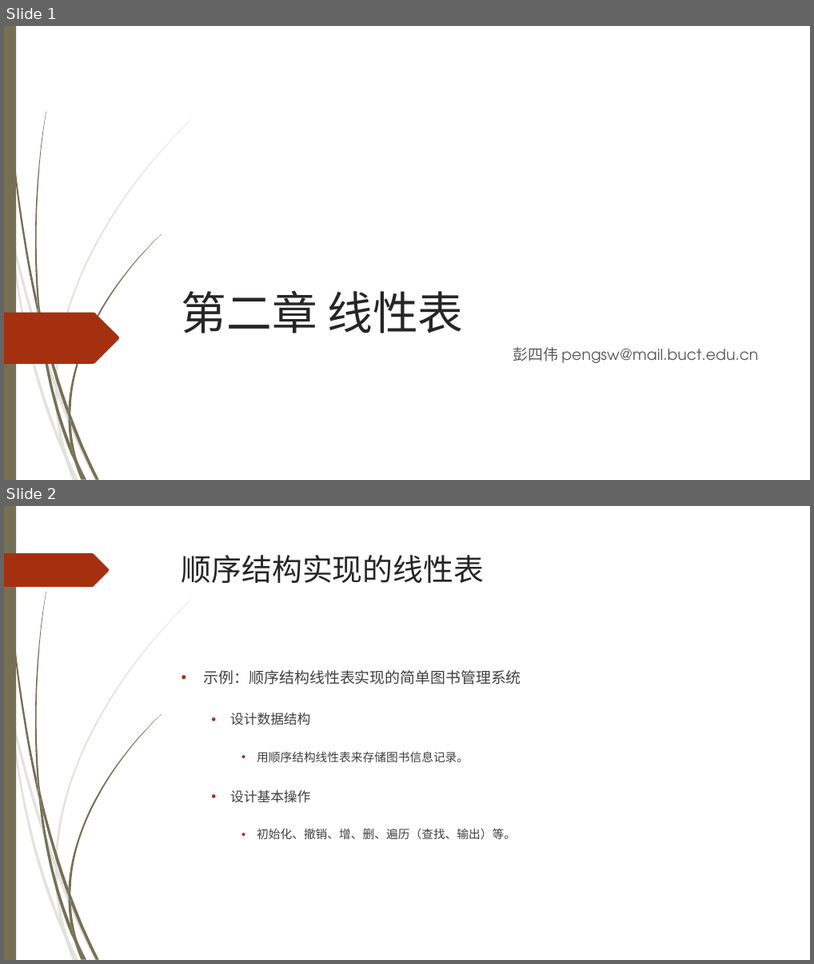
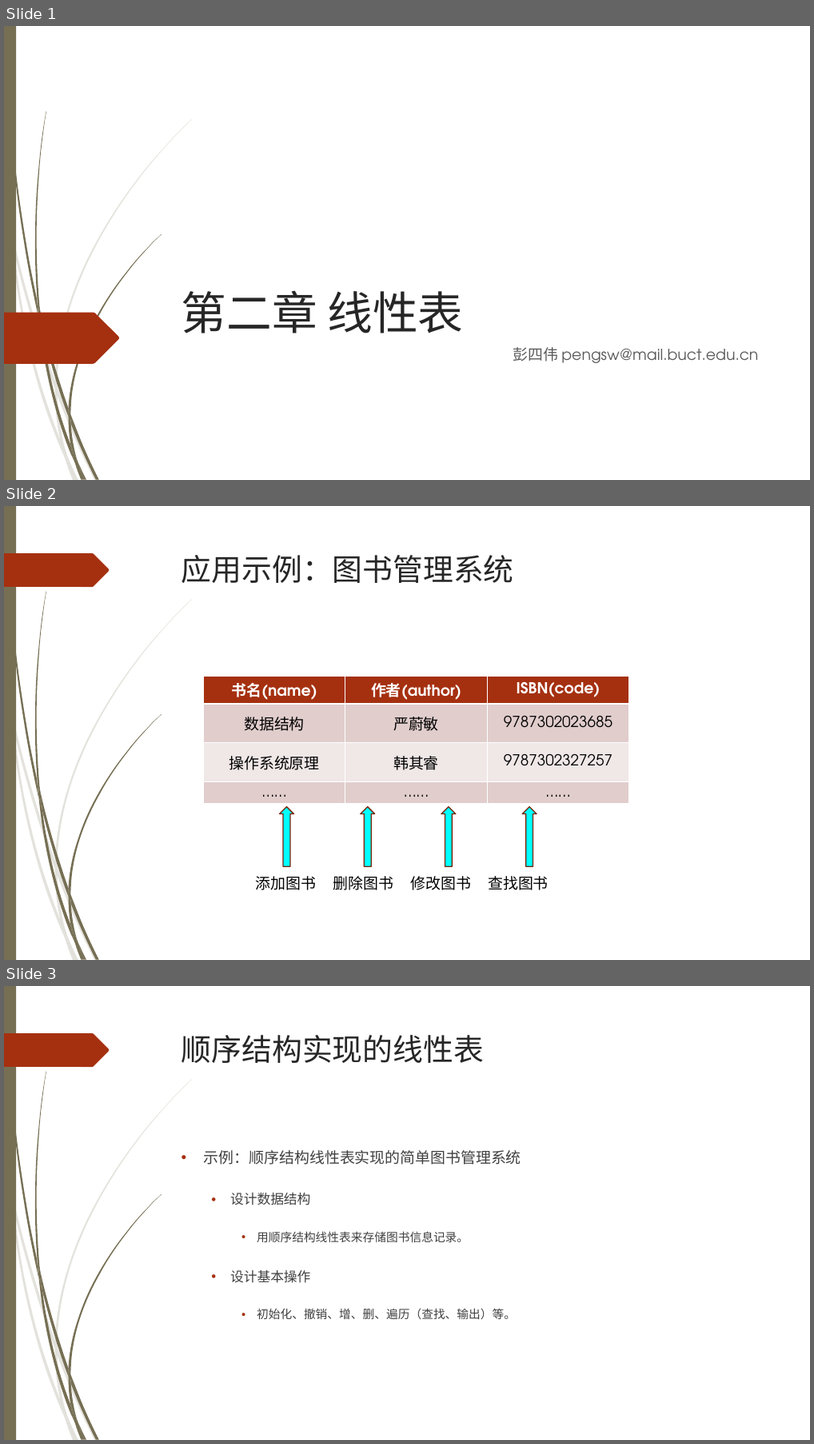
Before and after one commit to TeacherPeng/Datastruct, a slide deck: 教案/第02章 线性表.pptx. Shown one above the other, each under a label of ours: slides 1 and 2 before the commit, slides 1, 2 and 3 after it. The pictures are 814x964 and 814x1444 pixels, drawn with LibreOffice and Linux fonts; fonts in the diff are those of the drawing; background and template pictures are left out. Boxes give left, top, right and bottom in pixels: in the first picture for what was removed or moved away, otherwise in the second. Text is boxed around its words. In the diff, an @@ line names an element or a change of style, - is before the commit and + after.

Commit message:
更新教案，加入部分应用示例说明。

```diff
--- a/教案/第02章 线性表.pptx
+++ b/教案/第02章 线性表.pptx
@@ slide 2 added at [4,506,810,960], background picture (left out); not listed: 24 template elements that a slide beside it also shows @@
@@ title added at [182,555,514,583], 36 pt, text #262626 @@
+应用示例：图书管理系统
@@ table added at [204,676,630,802], 4 rows, 3 columns @@
+书名(name) | 作者(author) | ISBN(code)
+数据结构 | 严蔚敏 | 9787302023685
+操作系统原理 | 韩其睿 | 9787302327257
+…… | …… | ……
@@ up arrow added at [280,807,294,867], fill #00FFFF, outline #7A240C 1.25 pt @@
@@ up arrow added at [361,807,375,867], fill #00FFFF, outline #7A240C 1.25 pt @@
@@ up arrow added at [442,807,457,867], fill #00FFFF, outline #7A240C 1.25 pt @@
@@ up arrow added at [522,807,537,867], fill #00FFFF, outline #7A240C 1.25 pt @@
@@ text added at [256,876,549,890], 18 pt, text #000000 @@
+添加图书 删除图书 修改图书 查找图书
@@ what was slide 2 is now slide 3 @@
```
Also in this commit, not shown: 2 other files.
